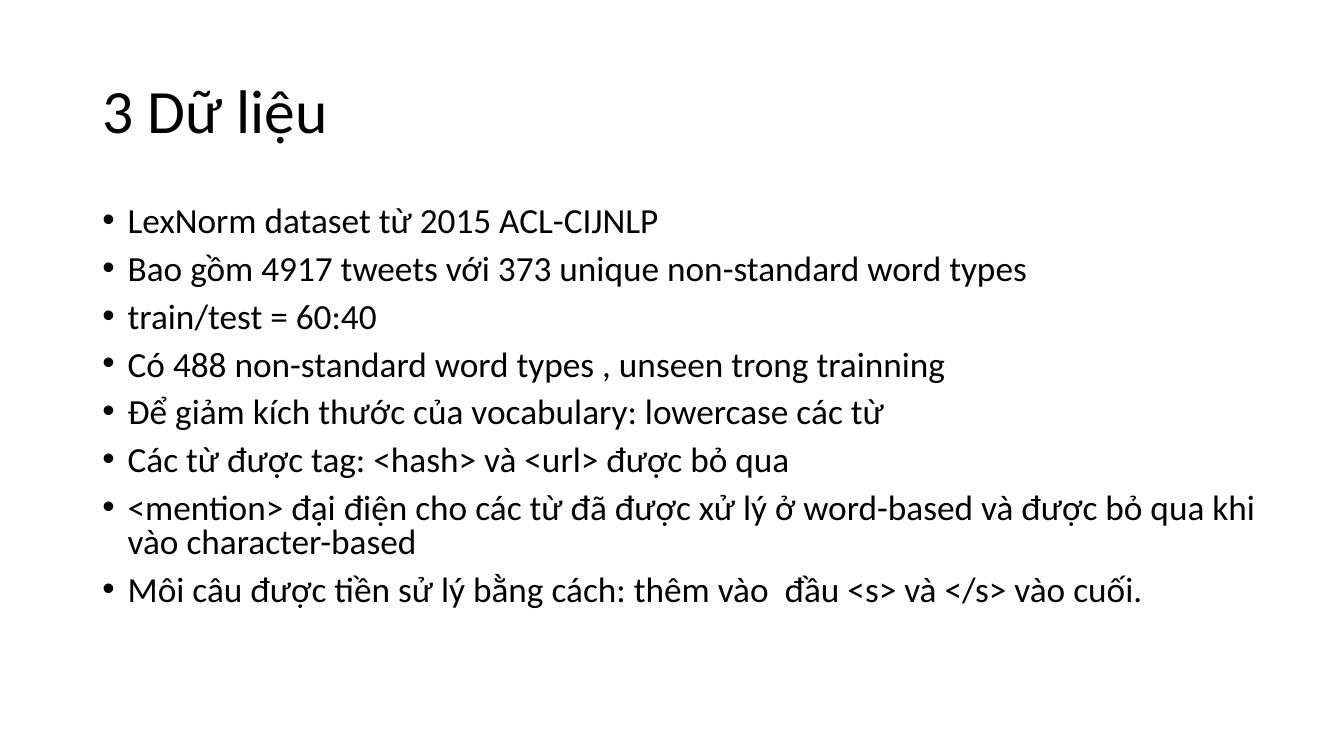
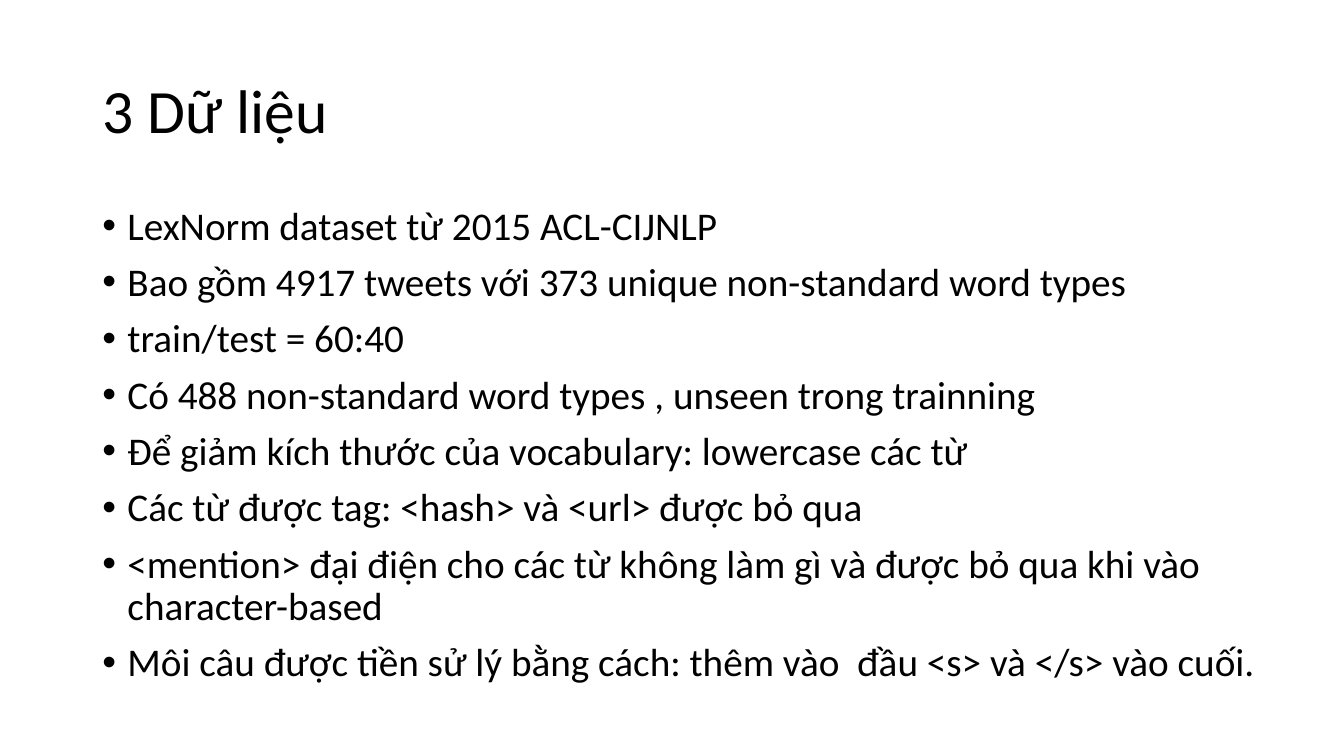
Before and after one commit to manhcntt21/TextNormSeq2Seq, a slide deck: slide 13 of Presentation1.pptx. Drawn at 1344x756 pixels with LibreOffice and Linux fonts; fonts in the diff are those of the drawing. Boxes give left, top, right and bottom in pixels: in the first picture for what was removed or moved away, otherwise in the second. Text is boxed around its words. In the diff, an @@ line names an element or a change of style, - is before the commit and + after.

```diff
--- a/Presentation1.pptx
+++ b/Presentation1.pptx
@@ text at [127,212,1255,683]: size 25.2 to 28 pt in "LexNorm dataset từ 2015 ACL-CIJNLP", "Bao gồm 4917 tweets với 373 unique ...", "train/test = 60:40", "Có 488 non-standard word types , unseen ..." and 3 more places; line spacing 0.8 to 0.9 @@
@@ text at [127,550,1200,621]: text changed; size 25.2 to 28 pt @@
-• <mention> đại điện cho các từ đã được xử lý ở word-based và được bỏ qua khi vào character-based
+• <mention> đại điện cho các từ không làm gì và được bỏ qua khi vào character-based
```
Also in this commit, not shown: 9 other slides changed, 5 slides added.
